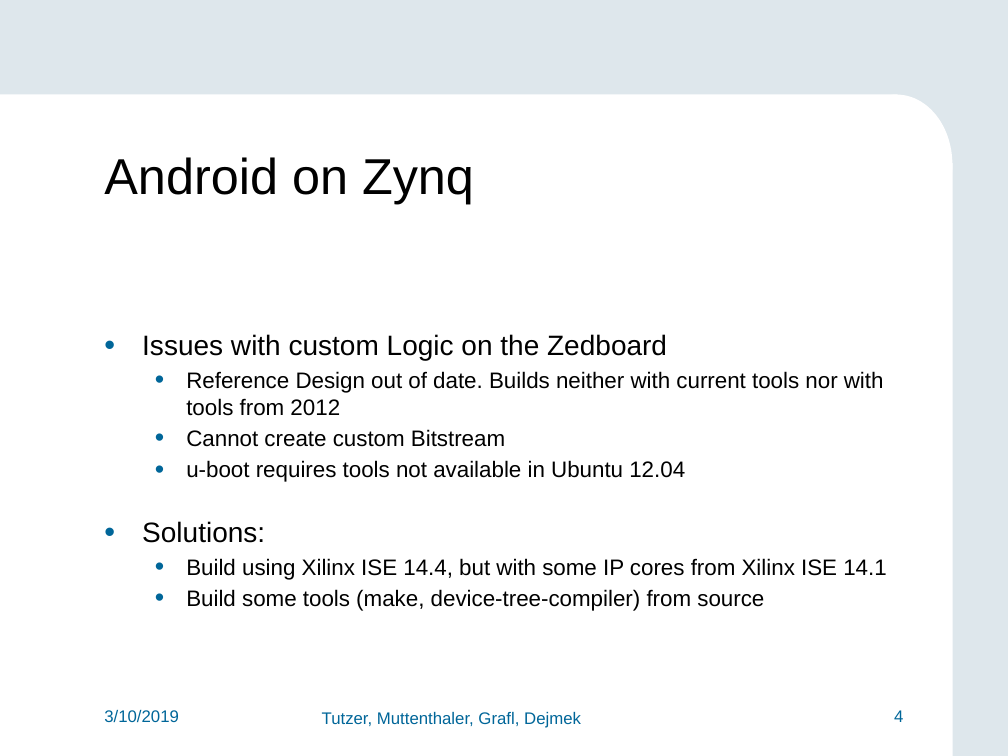
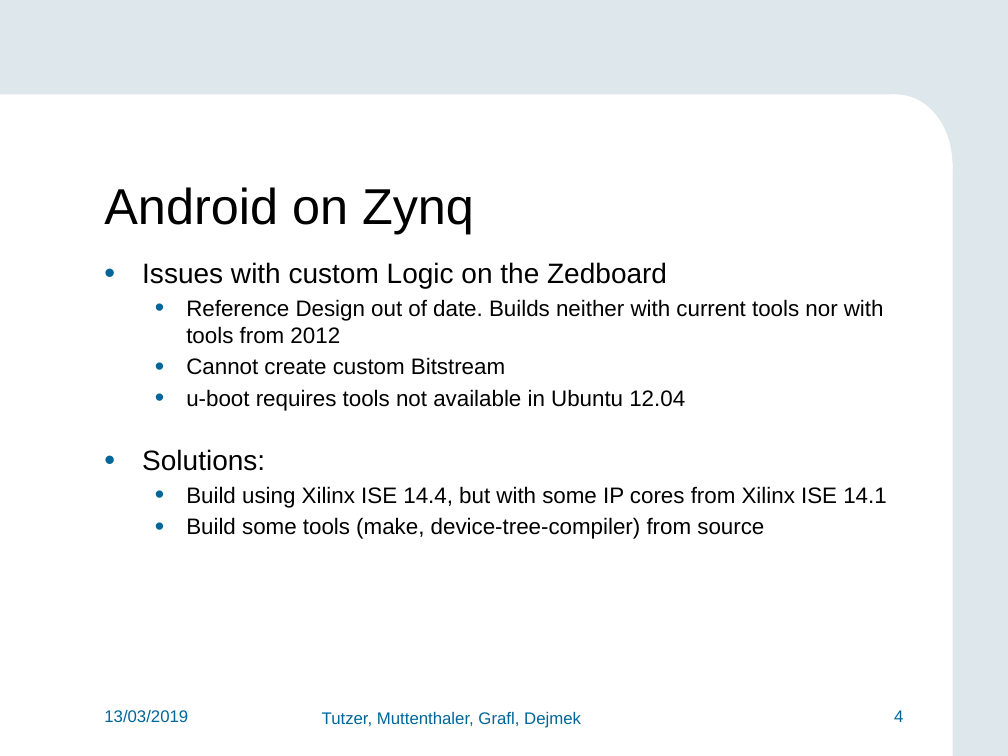
Before and after one commit to FlorianMuttenthaler/SocLabPartialReconfigIot, a slide deck: slide 4 of report/Final_presentation.pptx. Drawn at 1008x756 pixels with LibreOffice and Linux fonts; fonts in the diff are those of the drawing; background and template pictures are left out. Boxes give left, top, right and bottom in pixels: in the first picture for what was removed or moved away, otherwise in the second. Text is boxed around its words. In the diff, an @@ line names an element or a change of style, - is before the commit and + after.

```diff
--- a/report/Final_presentation.pptx
+++ b/report/Final_presentation.pptx
@@ text "Android on Zynq": place and size @@
-text "Android on Zynq" at (104,157,474,204)
+text "Android on Zynq" at (104,187,474,234)
@@ text "Issues with custom Logic on ...": place and size @@
-text "Issues with custom Logic on ..." at (142,334,886,611)
+text "Issues with custom Logic on ..." at (142,262,886,539)
@@ text "Issues with custom Logic on ..." at (142,262,886,539): vertical alignment middle to top @@
@@ text at (104,710,188,723): text changed @@
-3/10/2019
+13/03/2019
```
Also in this commit, not shown: 16 other slides changed, 7 slides added, 3 slides removed, 1 other file.
